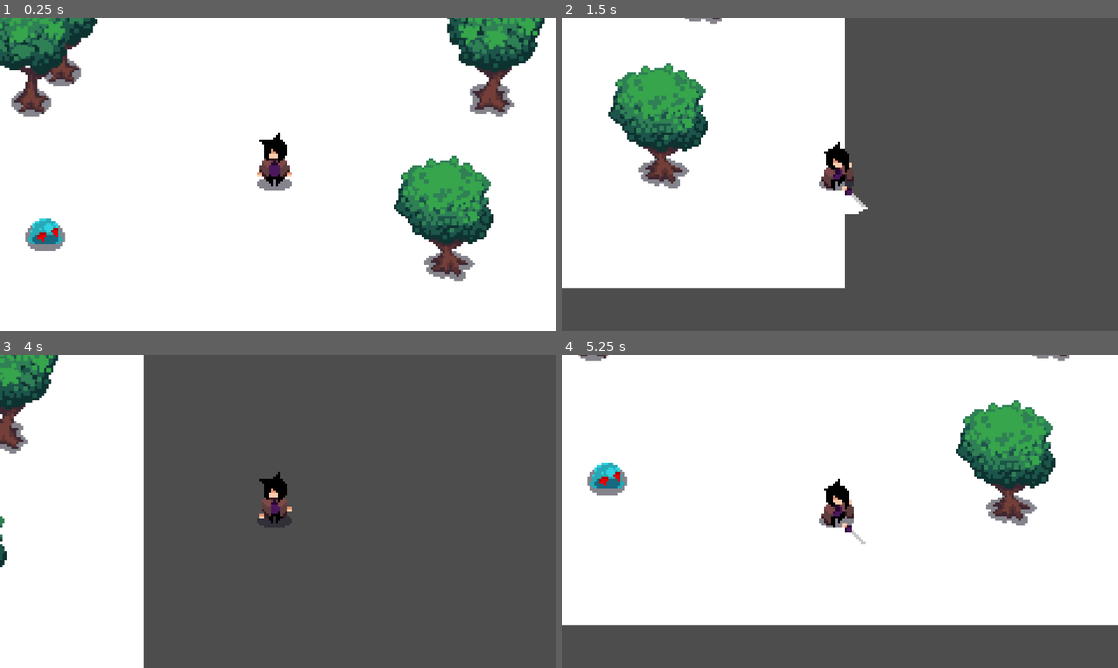
Above: before the commit, frames 1-4 (two rows, left to right).
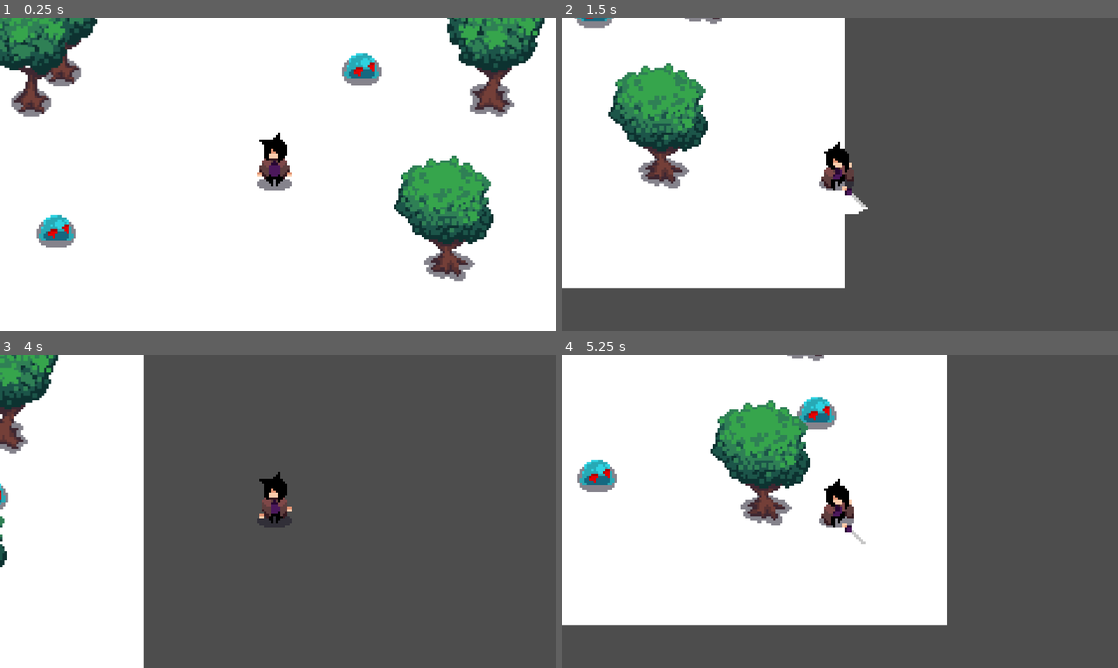
Above: after the commit, the same moments.

Repository: Jaycee293/First-Isometric
Game: Godot game, scene res://scenes/game.tscn
The game is run twice, just before and just after one commit, with the same random seed, the same clock (stepped at 60 frames per second) and the same inputs.
Inputs:
- Up to frame 1 (0.25 s): no input
- Up to frame 2 (1.5 s): hold D (move_right) 0.53-1.28 s; tap Space (attack) at 0.6, 1.35 s; hold S (move_down) from 1.28 s (still down)
- Up to frame 3 (4 s): release S (move_down) at 2.03 s; hold D (move_right) 2.03-2.78 s; tap Space (attack) at 2.1, 2.85, 3.6 s; hold W (move_up) 2.78-3.53 s; hold A (move_left) from 3.53 s (still down)
- Up to frame 4 (5.25 s): tap Space (attack) at 4.35, 5.1 s; release A (move_left) at 5.03 s; hold S (move_down) from 5.03 s (still down)

The runs differ from the first frame. In frame 1, 1.3% of the frame differs, in the area x 4-69%, y 11-75%; in frame 2, 0.2%; in frame 3, less than 0.1%; in frame 4, 32%, in the area x 2-100%, y 0-87%.

Commit message:
slime now follows

Diff:
--- a/scenes/game.tscn
+++ b/scenes/game.tscn
@@ -37,3 +37,6 @@
 
 [node name="Slime" parent="." instance=ExtResource("5_iywne")]
 position = Vector2(-99, 20)
+
+[node name="Slime2" parent="." instance=ExtResource("5_iywne")]
+position = Vector2(41, -55)
--- a/scenes/player.tscn
+++ b/scenes/player.tscn
@@ -815,3 +815,4 @@
 }
 
 [connection signal="area_entered" from="Attack/MyHitBox" to="." method="_on_my_hit_box_area_entered"]
+[connection signal="body_entered" from="Attack/MyHitBox" to="Attack/MyHitBox" method="_on_body_entered"]
--- a/scripts/myhitbox.gd
+++ b/scripts/myhitbox.gd
@@ -2,3 +2,8 @@
 extends Area2D
 
 @export var damage := 14
+
+func _on_body_entered(body: Node2D) -> void:
+	body.has_method("take_damage")
+	print("entered ")
+	body.take_damage()
--- a/scripts/player.gd
+++ b/scripts/player.gd
@@ -36,8 +36,3 @@
 	await animation_player.animation_finished
 	attack.hide()
 	animated_sprite_2d.show()
-
-
-func _on_my_hit_box_area_entered(area: Area2D) -> void:
-	if area.is_in_group("myhurtbox"):
-		area.take_damage()
--- a/scripts/slime.gd
+++ b/scripts/slime.gd
@@ -1,7 +1,16 @@
 extends CharacterBody2D
 
+var health = 2
 @onready var animation_player: AnimationPlayer = $AnimationPlayer
+@onready var player: CharacterBody2D = $"../Player"
 
-func _on_my_hurt_box_area_entered(hitbox: Area2D) -> void:
-		var base_damage = hitbox.damage
-		print("hurt")
+func _physics_process(delta: float) -> void:
+	var direction = global_position.direction_to(player.global_position)
+	velocity = direction * 20
+	move_and_slide()
+
+func take_damage():
+	health -= 1
+	print("hurt")
+	if health == 0:
+		queue_free()
